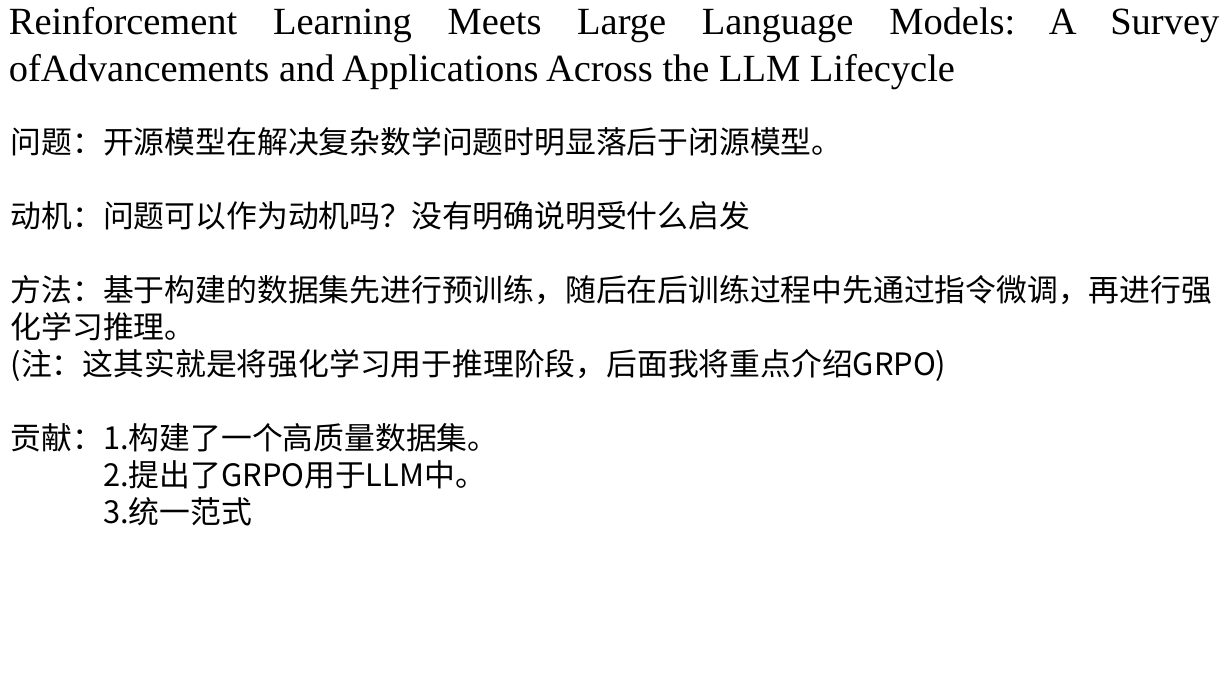
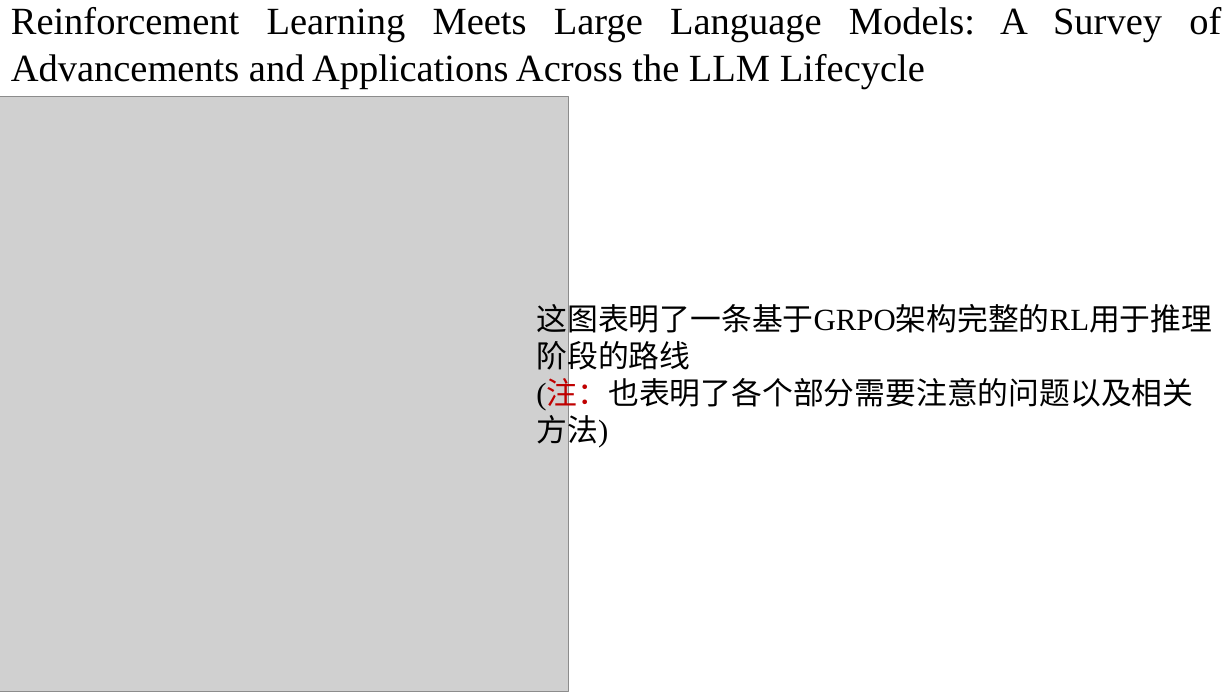
Before and after one commit to Visionary-zhang/Learning, a slide deck: slide 4 of LLM/阶段一.pptx (slide 9 before the commit). Drawn at 1232x693 pixels with LibreOffice and Linux fonts; fonts in the diff are those of the drawing; grey boxes stand for pictures. Boxes give left, top, right and bottom in pixels: in the first picture for what was removed or moved away, otherwise in the second. Text is boxed around its words. In the diff, an @@ line names an element or a change of style, - is before the commit and + after.

```diff
--- a/LLM/阶段一.pptx
+++ b/LLM/阶段一.pptx
@@ text in rectangle at [11, 7, 1221, 89]: spaces changed @@
-Reinforcement Learning Meets Large Language Models: A Survey ofAdvancements and Applications Across the LLM Lifecycle
+Reinforcement Learning Meets Large Language Models: A Survey of Advancements and Applications Across the LLM Lifecycle
@@ picture added at [0, 97, 568, 692] @@
@@ text removed at [11, 127, 1212, 526] @@
-问题：开源模型在解决复杂数学问题时明显落后于闭源模型。
-动机：问题可以作为动机吗？没有明确说明受什么启发
-方法：基于构建的数据集先进行预训练，随后在后训练过程中先通过指令微调，再进行强化学习推理。
-(注：这其实就是将强化学习用于推理阶段，后面我将重点介绍GRPO)
-贡献：1.构建了一个高质量数据集。
-2.提出了GRPO用于LLM中。
-3.统一范式
@@ text added at [536, 298, 1212, 449], 24 pt, text #000000 @@
+这图表明了一条基于GRPO架构完整的RL用于推理阶段的路线
+(注：也表明了各个部分需要注意的问题以及相关方法)
```
Also in this commit, not shown: 6 other slides changed, 6 slides added, 2 slides removed, 3 other files.
